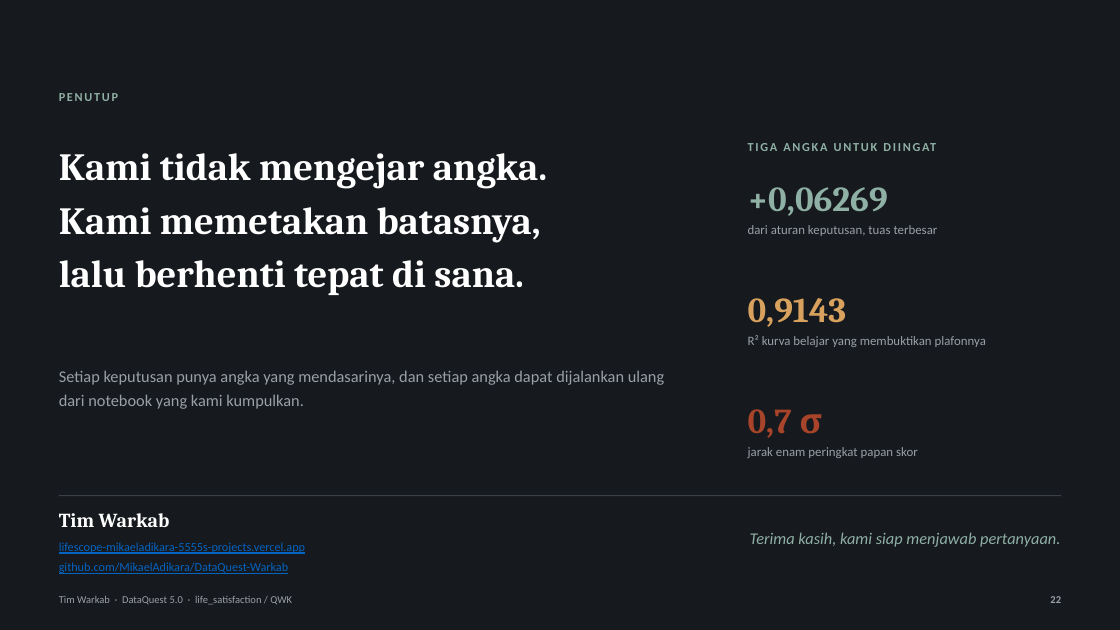
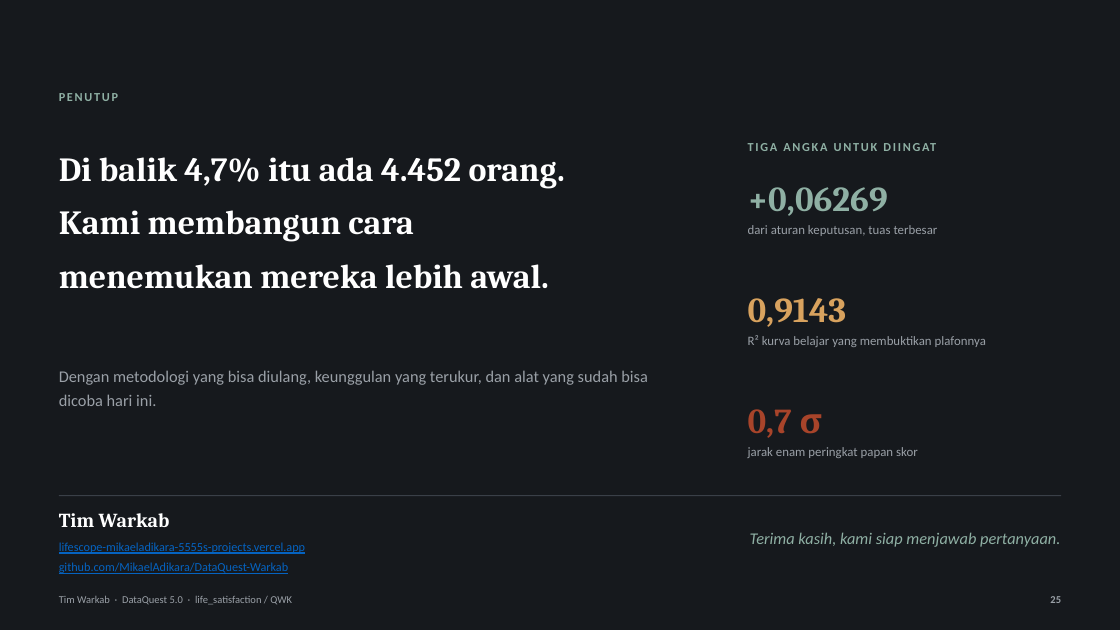
Before and after one commit to MikaelAdikara/DataQuest-Warkab, a slide deck: slide 25 of docs/Pitch_DataQuest5_Warkab.pptx (slide 22 before the commit). Drawn at 1120x630 pixels with LibreOffice and Linux fonts; fonts in the diff are those of the drawing. Boxes give left, top, right and bottom in pixels: in the first picture for what was removed or moved away, otherwise in the second. Text is boxed around its words. In the diff, an @@ line names an element or a change of style, - is before the commit and + after.

```diff
--- a/docs/Pitch_DataQuest5_Warkab.pptx
+++ b/docs/Pitch_DataQuest5_Warkab.pptx
@@ text at (59, 157, 565, 289): text changed; size 33 to 29 pt @@
-Kami tidak mengejar angka.
-Kami memetakan batasnya,
-lalu berhenti tepat di sana.
+Di balik 4,7% itu ada 4.452 orang.
+Kami membangun cara
+menemukan mereka lebih awal.
@@ text at (59, 370, 648, 406): text changed @@
-Setiap keputusan punya angka yang mendasarinya, dan setiap angka dapat dijalankan ulang dari notebook yang kami kumpulkan.
+Dengan metodologi yang bisa diulang, keunggulan yang terukur, dan alat yang sudah bisa dicoba hari ini.
```
Also in this commit, not shown: 20 other slides changed, 6 slides added, 3 slides removed, 3 other files.
